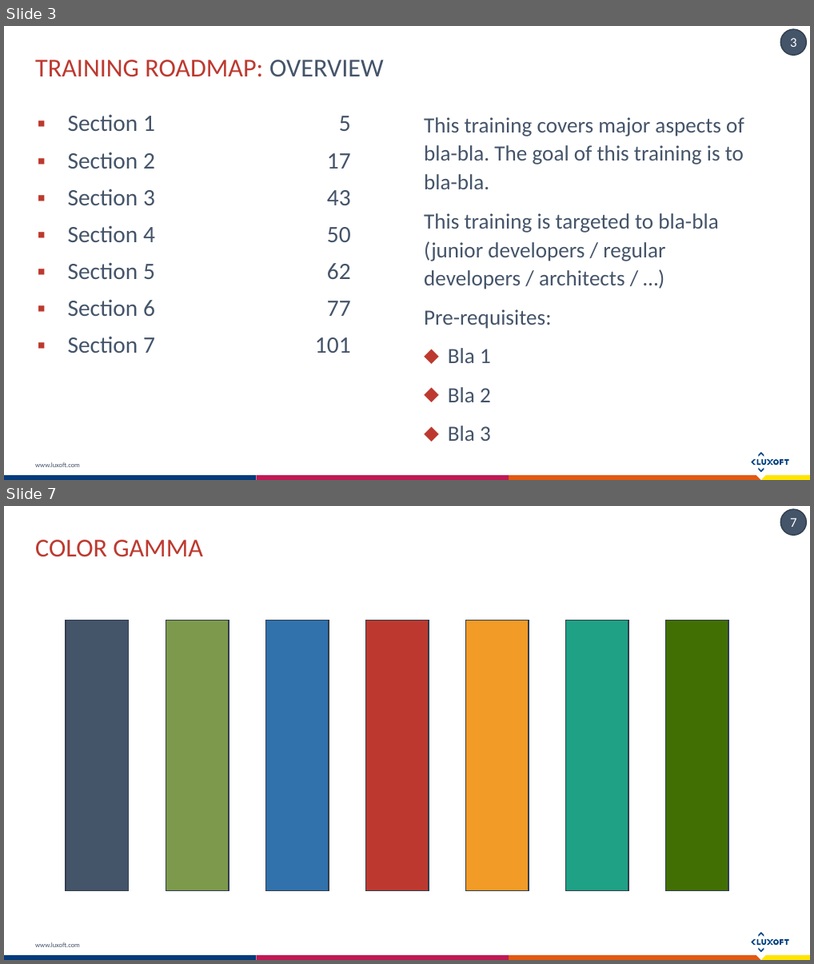
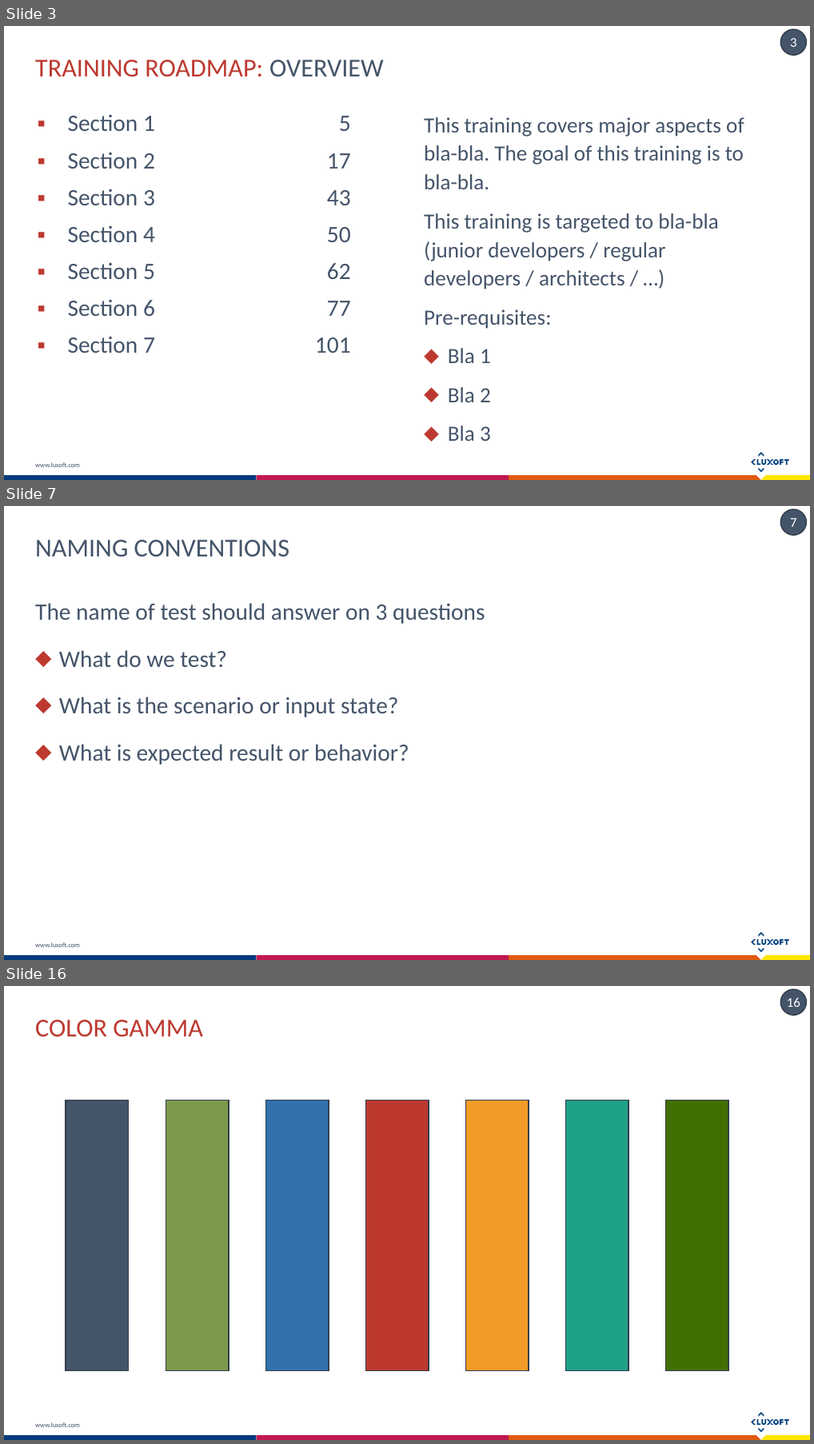
Before and after one commit to exiton3/Unit-tests-Best-Practices-Samples, a slide deck: Docs/Unit testing Bests practices.pptx. Shown one above the other, each under a label of ours: slides 3 and 7 before the commit, slides 3, 7 and 16 after it; the slides between them are not shown. The pictures are 814x964 and 814x1444 pixels, drawn with LibreOffice and Linux fonts; fonts in the diff are those of the drawing. Boxes give left, top, right and bottom in pixels: in the first picture for what was removed or moved away, otherwise in the second. Text is boxed around its words. In the diff, an @@ line names an element or a change of style, - is before the commit and + after.

```diff
--- a/Docs/Unit testing Bests practices.pptx
+++ b/Docs/Unit testing Bests practices.pptx
@@ slide 7 added at box(4, 506, 810, 960), background #FFFFFF; not listed: 18 template elements that a slide beside it also shows @@
@@ title added at box(35, 540, 290, 556), 23 pt, text #445469 @@
+NAMING CONVENTIONS
@@ text added at box(35, 603, 485, 764), 21 pt, text #445469 @@
+The name of test should answer on 3 questions
+⬥ What do we test?
+⬥ What is the scenario or input state?
+⬥ What is expected result or behavior?
@@ what was slide 7 is now slide 16 @@
@@ page number at box(787, 997, 801, 1007): text changed @@
-7
+16
```
Also in this commit, not shown: 12 other slides added, 4 slides removed.
